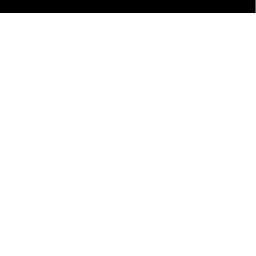
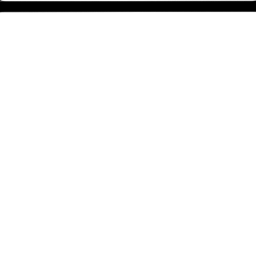
Two versions of the same layered image (256px x 256px). Layer-by-layer changes:
painted on "Layer 2" over [0,0,256,13]
painted on "Layer 1" over [0,0,256,12]
